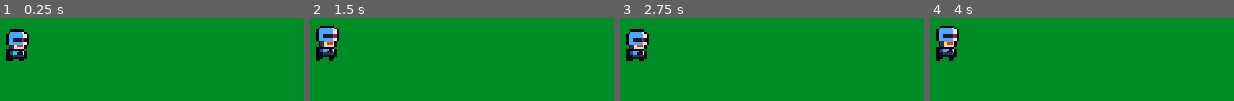
Above: before the commit, frames 1-4 (left to right).
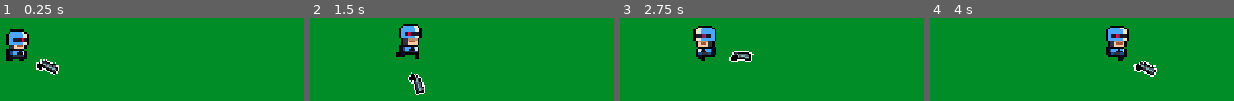
Above: after the commit, the same moments.

Repository: mubixd69-ux/Very-Awesome-Cool-Roguelike
Game: Godot game, scene res://main.tscn
The game is run twice, just before and just after one commit, with the same random seed, the same clock (stepped at 60 frames per second) and the same inputs.
Inputs (mouse positions are in pixels of both pictures, inside the frame that each line leads up to):
- Up to frame 1 (0.25 s): no input
- Up to frame 2 (1.5 s): tap Enter (ui_accept) at 0.5, 0.77 s; move the mouse to (outside the picture) at 0.52 s; hold D (right) from 0.53 s (still down); tap Alt at 0.6 s; click (outside the picture) at 0.67 s; move the mouse to (outside the picture) at 1.27 s; tap Shift at 1.35 s
- Up to frame 3 (2.75 s): tap Enter (ui_accept) at 1.52 s; move the mouse to (outside the picture) at 2.02 s; release D (right) at 2.03 s; hold A (left) from 2.03 s (still down); tap Alt at 2.1 s
- Up to frame 4 (4 s): move the mouse to (outside the picture) at 2.77 s; release A (left) at 2.78 s; hold D (right) from 2.78 s (still down); tap Shift at 2.85 s; click (outside the picture) at 2.92 s; tap Enter (ui_accept) at 3.02, 3.77 s; move the mouse to (outside the picture) at 3.52 s; tap Alt at 3.6 s

The runs differ from the first frame. In frame 1, 0.9% of the frame differs, in the area x 11-20%, y 49-69%; in frame 2, 6.2%; in frame 3, 6.0%; in frame 4, 6.2%, in the area x 1-75%, y 9-72%.
Error before the commit: Invalid access to property or key 'position' on a base object of type 'null instance'. (res://player.gd:14)

Commit message:
Added a hand and a gun!
Ok so I added a hand (not an actual hand lol. Its just something the character's weapones and  it doesn't have a sprite) and then I added a gun inside the hand but I still haven't coded it!

Diff:
--- a/player.tscn
+++ b/player.tscn
@@ -2,6 +2,7 @@
 
 [ext_resource type="Texture2D" uid="uid://dt7yqjfr73k6e" path="res://assets/ROBO_WITHOUT HANDS.png" id="1_4flbx"]
 [ext_resource type="Script" uid="uid://bb8xrjkylu5kg" path="res://player.gd" id="1_onrkg"]
+[ext_resource type="Texture2D" uid="uid://c1hivqm35bekh" path="res://assets/dungeon Crawlermkup.png" id="3_i3pqv"]
 
 [sub_resource type="AtlasTexture" id="AtlasTexture_onrkg"]
 atlas = ExtResource("1_4flbx")
@@ -136,6 +137,21 @@
 [sub_resource type="RectangleShape2D" id="RectangleShape2D_e6q6n"]
 size = Vector2(9, 15)
 
+[sub_resource type="AtlasTexture" id="AtlasTexture_q13i1"]
+atlas = ExtResource("3_i3pqv")
+region = Rect2(160, 270, 16, 18)
+
+[sub_resource type="SpriteFrames" id="SpriteFrames_8fc75"]
+animations = [{
+"frames": [{
+"duration": 1.0,
+"texture": SubResource("AtlasTexture_q13i1")
+}],
+"loop": 1,
+"name": &"default",
+"speed": 0.0
+}]
+
 [node name="player" type="CharacterBody2D" unique_id=709628128]
 script = ExtResource("1_onrkg")
 
@@ -143,9 +159,17 @@
 unique_name_in_owner = true
 position = Vector2(0, -16)
 sprite_frames = SubResource("SpriteFrames_e6q6n")
-animation = &"roll"
+animation = &"idle"
 autoplay = "idle"
 
 [node name="CollisionShape2D" type="CollisionShape2D" parent="." unique_id=428515518]
 position = Vector2(0.5, -8.5)
 shape = SubResource("RectangleShape2D_e6q6n")
+
+[node name="Hand" type="Node2D" parent="." unique_id=288895268]
+position = Vector2(11, -7)
+
+[node name="AnimatedSprite2D" type="AnimatedSprite2D" parent="Hand" unique_id=885671939]
+texture_filter = 1
+scale = Vector2(0.7, 0.7)
+sprite_frames = SubResource("SpriteFrames_8fc75")
